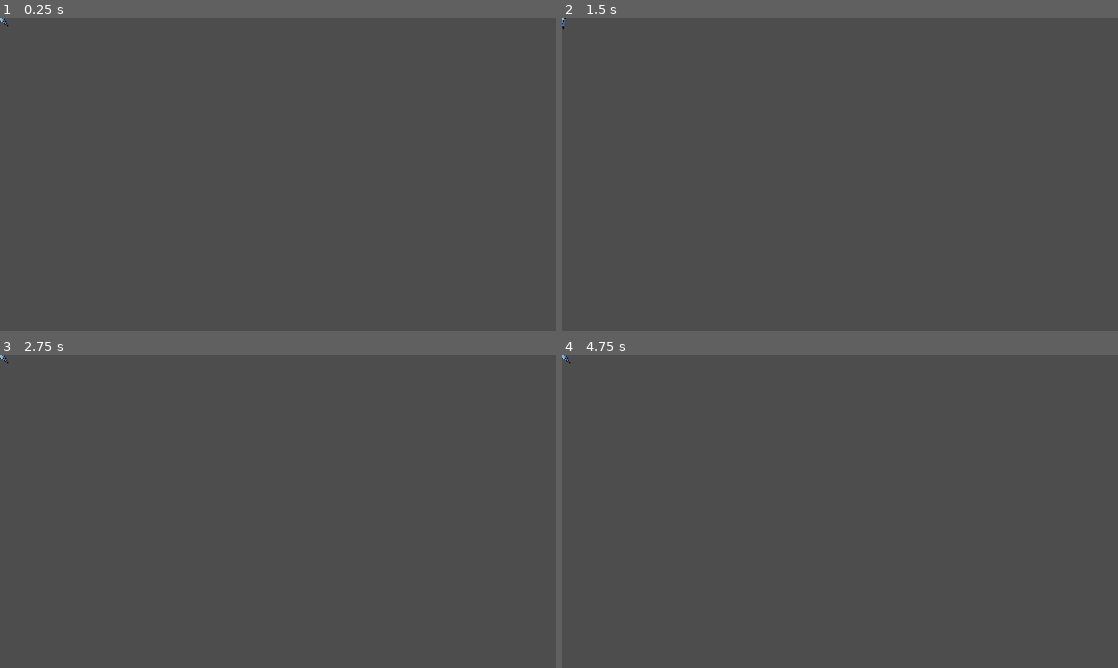
Above: before the commit, frames 1-4 (two rows, left to right).
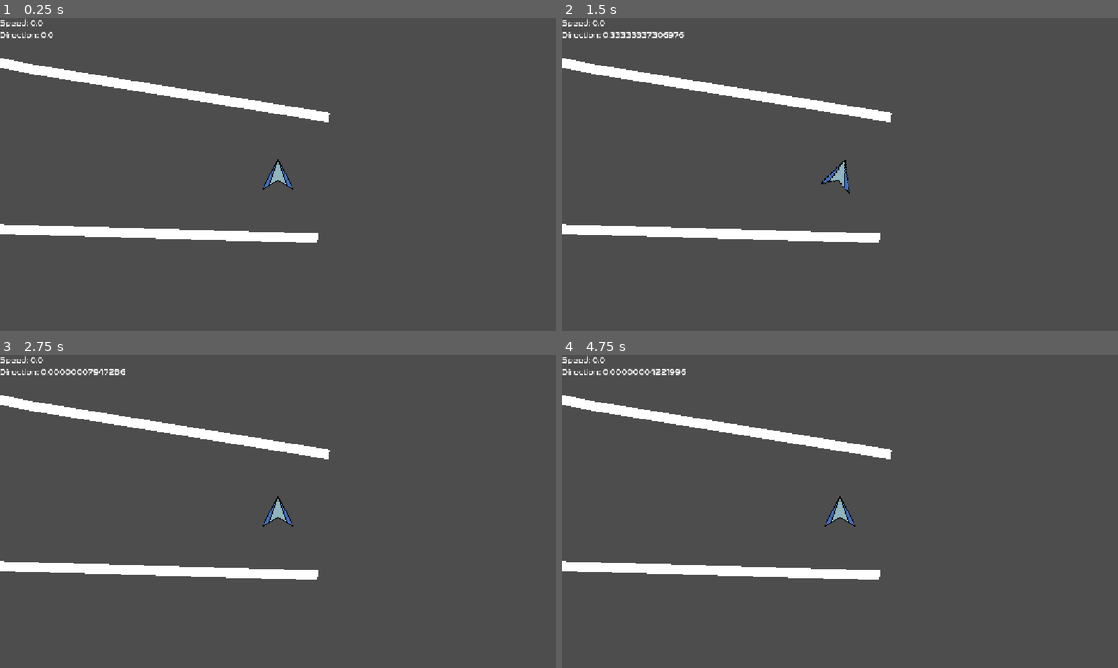
Above: after the commit, the same moments.

Repository: XeonXE534/Senko
Game: Godot game, scene res://scenes/test_scenes/test_stage.tscn
Same seed, same stepped clock (60 frames per second), same inputs: the game is played once before the commit and once after it. Before the commit the project starts from res://scenes/player/player.tscn.
Inputs:
- Up to frame 1 (0.25 s): no input
- Up to frame 2 (1.5 s): tap Enter at 0.5 s; tap A (A) at 0.6 s; tap D (D) at 0.8, 1.35 s; tap Space at 1.25 s
- Up to frame 3 (2.75 s): tap S (S) at 1.55, 2.1 s; tap Enter at 2 s; tap A (A) at 2.3 s
- Up to frame 4 (4.75 s): tap Space at 2.75, 4.25 s; tap A (A) at 2.85, 4.55 s; tap D (D) at 3.05, 3.6 s; tap Enter at 3.5 s; tap S (S) at 3.8, 4.35 s

The runs differ from the first frame. In frame 1, 4.0% of the frame differs, in the area x 0-60%, y 0-72%; in frame 2, 4.2%; in frame 3, 4.2%; in frame 4, 4.2%.

Commit message:
added a level

Diff:
--- a/project.godot
+++ b/project.godot
@@ -11,7 +11,8 @@
 [application]
 
 config/name="Senko"
-run/main_scene="uid://jws6me6ppfnr"
+config/version="0.1"
+run/main_scene="uid://d05iac0bjjijy"
 config/features=PackedStringArray("4.7", "GL Compatibility")
 config/icon="res://icon.svg"
 
--- /dev/null
+++ b/scenes/huds/debug_hud.tscn
@@ -0,0 +1,23 @@
+[gd_scene format=3 uid="uid://c4iui2e1ei7xv"]
+
+[ext_resource type="Script" uid="uid://brom3qg0p6krx" path="res://scripts/huds/debug_hud.gd" id="1_xdksa"]
+[ext_resource type="Theme" uid="uid://ceyfvc8bwl7tr" path="res://themes/fonts_nasalization.tres" id="2_a1uob"]
+
+[node name="DebugHud" type="CanvasLayer" unique_id=1755502290]
+script = ExtResource("1_xdksa")
+
+[node name="VBoxContainer" type="VBoxContainer" parent="." unique_id=1764422018]
+texture_filter = 1
+offset_right = 40.0
+offset_bottom = 40.0
+
+[node name="SpeedLabel" type="Label" parent="VBoxContainer" unique_id=573258890]
+texture_filter = 1
+layout_mode = 2
+theme = ExtResource("2_a1uob")
+text = "NULL!"
+
+[node name="DirectionLabel" type="Label" parent="VBoxContainer" unique_id=1119235671]
+layout_mode = 2
+theme = ExtResource("2_a1uob")
+text = "NULL!"
--- a/scenes/player/player.tscn
+++ b/scenes/player/player.tscn
@@ -3,15 +3,17 @@
 [ext_resource type="Script" uid="uid://dbiddvaa807y1" path="res://scripts/player/player.gd" id="1_dovo2"]
 [ext_resource type="Texture2D" uid="uid://2o4a8qh8kjei" path="res://resources/sprites/player/TestPLayer32.png" id="2_dovo2"]
 
-[node name="PlayerNode" type="Node2D" unique_id=611502192]
-
-[node name="CharacterBody2D" type="CharacterBody2D" parent="." unique_id=1454469414]
+[node name="CharacterBody2D" type="CharacterBody2D" unique_id=946695477]
 script = ExtResource("1_dovo2")
 
-[node name="CollisionPolygon2D" type="CollisionPolygon2D" parent="CharacterBody2D" unique_id=1819578632]
+[node name="Camera2D" type="Camera2D" parent="." unique_id=1651177656]
+zoom = Vector2(2, 2)
+position_smoothing_enabled = true
+
+[node name="CollisionPolygon2D" type="CollisionPolygon2D" parent="." unique_id=669469874]
 scale = Vector2(0.9999998, 0.9999998)
 polygon = PackedVector2Array(16.320477, 14.836798, 0, -16.320477, -16.320477, 14.836798, 0, 5.934719)
 
-[node name="Sprite2D" type="Sprite2D" parent="CharacterBody2D" unique_id=997969018]
+[node name="Sprite2D" type="Sprite2D" parent="." unique_id=1457554516]
 texture_filter = 1
 texture = ExtResource("2_dovo2")
--- /dev/null
+++ b/scenes/test_scenes/test_stage.tscn
@@ -0,0 +1,16 @@
+[gd_scene format=3 uid="uid://d05iac0bjjijy"]
+
+[ext_resource type="PackedScene" uid="uid://jws6me6ppfnr" path="res://scenes/player/player.tscn" id="1_4kwad"]
+[ext_resource type="PackedScene" uid="uid://c4iui2e1ei7xv" path="res://scenes/huds/debug_hud.tscn" id="3_6436y"]
+[ext_resource type="PackedScene" uid="uid://8hfbwogns7y5" path="res://scenes/test_scenes/testpart1.tscn" id="3_igh58"]
+
+[node name="TestStage" type="Node2D" unique_id=356844649]
+
+[node name="PlayerNode" parent="." unique_id=611502192 instance=ExtResource("1_4kwad")]
+position = Vector2(261, 287)
+
+[node name="Node2D" parent="." unique_id=1272227745 instance=ExtResource("3_igh58")]
+position = Vector2(40, 51)
+rotation = 3.1416502
+
+[node name="DebugHud" parent="." unique_id=1755502290 instance=ExtResource("3_6436y")]
--- /dev/null
+++ b/scenes/test_scenes/testpart1.tscn
@@ -0,0 +1,18 @@
+[gd_scene format=3 uid="uid://8hfbwogns7y5"]
+
+[ext_resource type="Script" uid="uid://bj5th6g8nyike" path="res://scripts/tests/testpart_1.gd" id="1_xlhpn"]
+
+[node name="Node2D" type="Node2D" unique_id=89251107]
+
+[node name="Line2D" type="Line2D" parent="." unique_id=100776091]
+points = PackedVector2Array(-262, -302, 372, -284, 606, -243, 733, -177, 818, -113, 891, -26, 938, 154, 1110, 172, 1252, 5, 1264, -213, 1225, -330, 1159, -404, 1289, -685, 1639, -717, 1906, -487, 2033, -85, 2059, 242, 1940, 509, 1635, 655, 1271, 753, 1013, 694, 749, 632, 758, 563)
+script = ExtResource("1_xlhpn")
+
+[node name="StaticBody2D" type="StaticBody2D" parent="Line2D" unique_id=1023466028]
+
+[node name="Line2D2" type="Line2D" parent="." unique_id=923900618]
+position = Vector2(76, 0)
+points = PackedVector2Array(-350, -177, -42, -127, 70, -104, 182, -89, 339, -37, 428, 32, 509, 102, 563, 179, 652, 273, 808, 327, 926, 364, 1074, 356, 1207, 288, 1274, 182, 1341, 19, 1359, -136, 1340, -262, 1303, -349, 1269, -429, 1296, -547, 1408, -571, 1538, -556, 1617, -474, 1655, -370, 1677, -259, 1673, -154, 1663, -43, 1674, 63, 1674, 148, 1674, 223, 1651, 315, 1614, 392, 1552, 457, 1466, 502, 1377, 558, 1270, 564, 1058, 610, 975, 595, 855, 564, 758, 553, 692, 529, 685, 561)
+script = ExtResource("1_xlhpn")
+
+[node name="StaticBody2D" type="StaticBody2D" parent="Line2D2" unique_id=551586728]
--- a/scripts/global/globals.gd
+++ b/scripts/global/globals.gd
@@ -1,9 +1,9 @@
 extends Node2D
 
 var Player = {
-    "MaxSpeed": 250.0,
-    "Acceleration": 1100.0,
+    "BaseSpeed": 150.0,
+    "Acceleration": 300.0,
     "Drag": 570.0,
-    "ReverseAcceleration": 1300.0,  #How fast the acceleration is when moving in the opposite direction
-    "RotationSpeed": 10.0  # How fast the player rotates
+    "ReverseAcceleration": 1100.0,  #How fast the acceleration is when moving in the opposite direction
+    "RotationSpeed": 5.0  # How fast the player rotates
 }
--- /dev/null
+++ b/scripts/huds/debug_hud.gd
@@ -0,0 +1,11 @@
+# Mostly written by ChatGPT
+extends CanvasLayer
+
+@onready var playerspeed = $VBoxContainer/SpeedLabel
+@onready var playerdir = $VBoxContainer/DirectionLabel
+@onready var player = $"../PlayerNode"
+
+func _process(_delta: float) -> void:
+    if player:
+        playerspeed.text = "Speed: " + str(player.get_speed())
+        playerdir.text = "Direction: " + str(player.get_direction())
--- a/scripts/player/player.gd
+++ b/scripts/player/player.gd
@@ -4,13 +4,10 @@
 	pass
 
 func _process(_delta: float) -> void:
-	var screen_size := get_viewport_rect().size
-	position.x = clamp(position.x, 0, screen_size.x)
-	position.y = clamp(position.y, 0, screen_size.y)
+	pass
 
 func _physics_process(delta: float) -> void:
 	_handleMovement(delta)
-	move_and_slide()
 
 func _handleMovement(delta: float) -> void:
 	var throttle := Input.get_axis("S", "W")
@@ -18,14 +15,13 @@
 
 	rotation += direction * Globals.Player["RotationSpeed"] * delta
 	if throttle == 1.0:
-		var forward := Vector2.UP.rotated(rotation)
-		var accel = Globals.Player.get("Acceleration", 600.0)
+		var _forward := Vector2.UP.rotated(rotation)
+		var _accel = Globals.Player["Acceleration"]
 
-		if velocity.dot(forward * throttle) < 0.0:
-			accel = Globals.Player["ReverseAcceleration"]
+		if velocity.dot(_forward * throttle) < 0.0:
+			_accel = Globals.Player["ReverseAcceleration"]
 
-		velocity += forward * throttle * accel * delta
-		velocity = velocity.limit_length(Globals.Player["MaxSpeed"])
+		velocity += _forward * throttle * _accel * delta
 
 	elif throttle == -1.0:
 		pass
@@ -35,9 +31,8 @@
 
 	move_and_slide()
 
-	if velocity.length() > 10.0:
-		rotation = lerp_angle(
-            rotation,
-            velocity.angle() + deg_to_rad(90),
-            8.0 * delta
-        )
+func get_speed() -> float:
+	return velocity.length()
+
+func get_direction() -> float:
+	return rotation
--- /dev/null
+++ b/scripts/tests/testpart_1.gd
@@ -0,0 +1,14 @@
+extends Line2D
+
+#https://kidscancode.org/godot_recipes/3.x/2d/line_collision/index.html
+
+func _ready():
+	for i in points.size() - 1:
+		var new_shape = CollisionShape2D.new()
+		$StaticBody2D.add_child(new_shape)
+		var rect = RectangleShape2D.new()
+		new_shape.position = (points[i] + points[i + 1]) / 2
+		new_shape.rotation = points[i].direction_to(points[i + 1]).angle()
+		var length = points[i].distance_to(points[i + 1])
+		rect.extents = Vector2(length / 2, 10)
+		new_shape.shape = rect
--- /dev/null
+++ b/themes/fonts_nasalization.tres
@@ -0,0 +1,6 @@
+[gd_resource type="Theme" format=3 uid="uid://ceyfvc8bwl7tr"]
+
+[ext_resource type="FontFile" uid="uid://vgn7n2u2eomo" path="res://resources/fonts/nasalization/Nasalization Rg.otf" id="1_4osh0"]
+
+[resource]
+default_font = ExtResource("1_4osh0")
Not shown, added: resources/fonts/ds_digital/DIGITAL.TXT
Binary file added: resources/fonts/ds_digital/DS-DIGI.TTF
Not shown, added: resources/fonts/ds_digital/DS-DIGI.TTF.import
Binary file added: resources/fonts/ds_digital/DS-DIGIB.TTF
Not shown, added: resources/fonts/ds_digital/DS-DIGIB.TTF.import
Binary file added: resources/fonts/ds_digital/DS-DIGII.TTF
Not shown, added: resources/fonts/ds_digital/DS-DIGII.TTF.import
Binary file added: resources/fonts/ds_digital/DS-DIGIT.TTF
Not shown, added: resources/fonts/ds_digital/DS-DIGIT.TTF.import
Binary file added: resources/fonts/nasalization/Nasalization Rg.otf
Not shown, added: resources/fonts/nasalization/Nasalization Rg.otf.import
Binary file added: resources/sprites/tests/Dungeon Tile Set.png
(and 4 more such lines)
